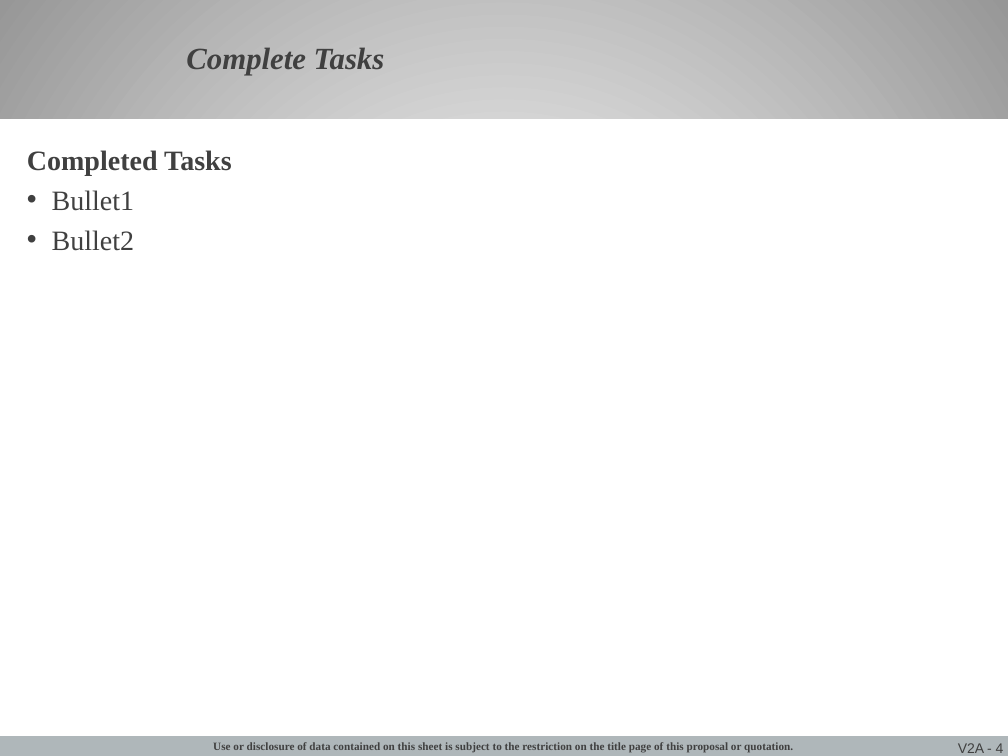
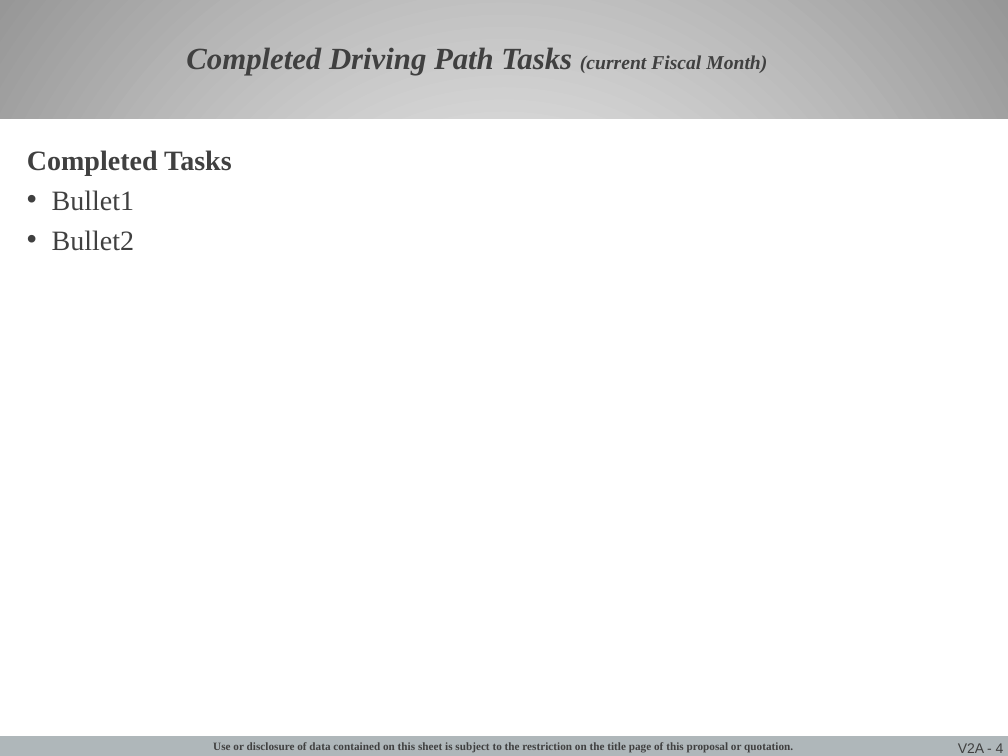
Before and after one commit to jgoodso2/PMMP, a slide deck: slide 4 of PMMPresentation/Modules/Templates/PMM Template.pptx. Drawn at 1008x756 pixels with LibreOffice and Linux fonts; fonts in the diff are those of the drawing; background and template pictures are left out. Boxes give left, top, right and bottom in pixels: in the first picture for what was removed or moved away, otherwise in the second. Text is boxed around its words. In the diff, an @@ line names an element or a change of style, - is before the commit and + after.

```diff
--- a/PMMPresentation/Modules/Templates/PMM Template.pptx
+++ b/PMMPresentation/Modules/Templates/PMM Template.pptx
@@ title at [186, 47, 767, 75]: text changed @@
-Complete Tasks
+Completed Driving Path Tasks (current Fiscal Month)
```
Also in this commit, not shown: 4 other slides changed, 37 other files.
